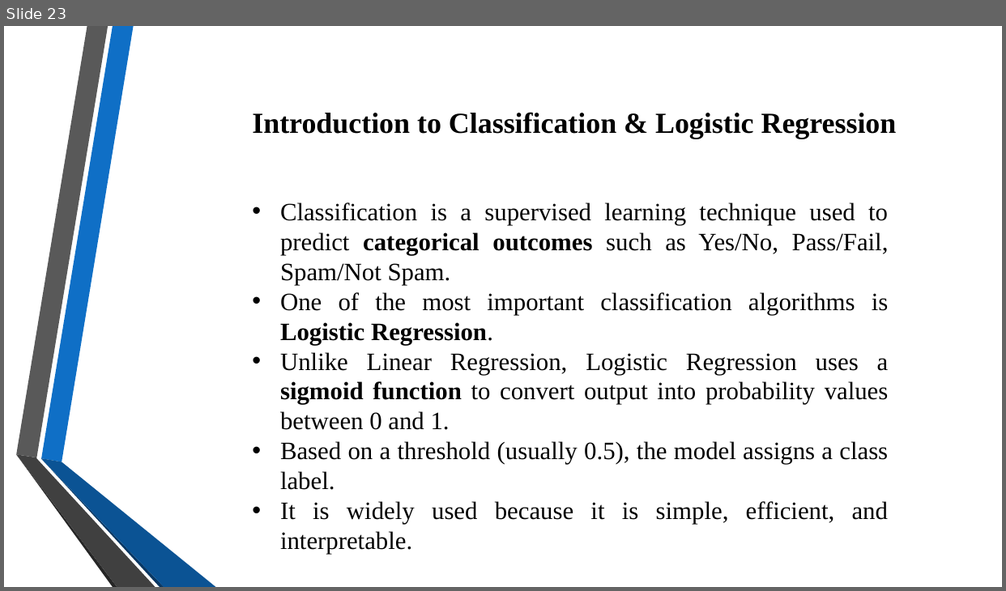
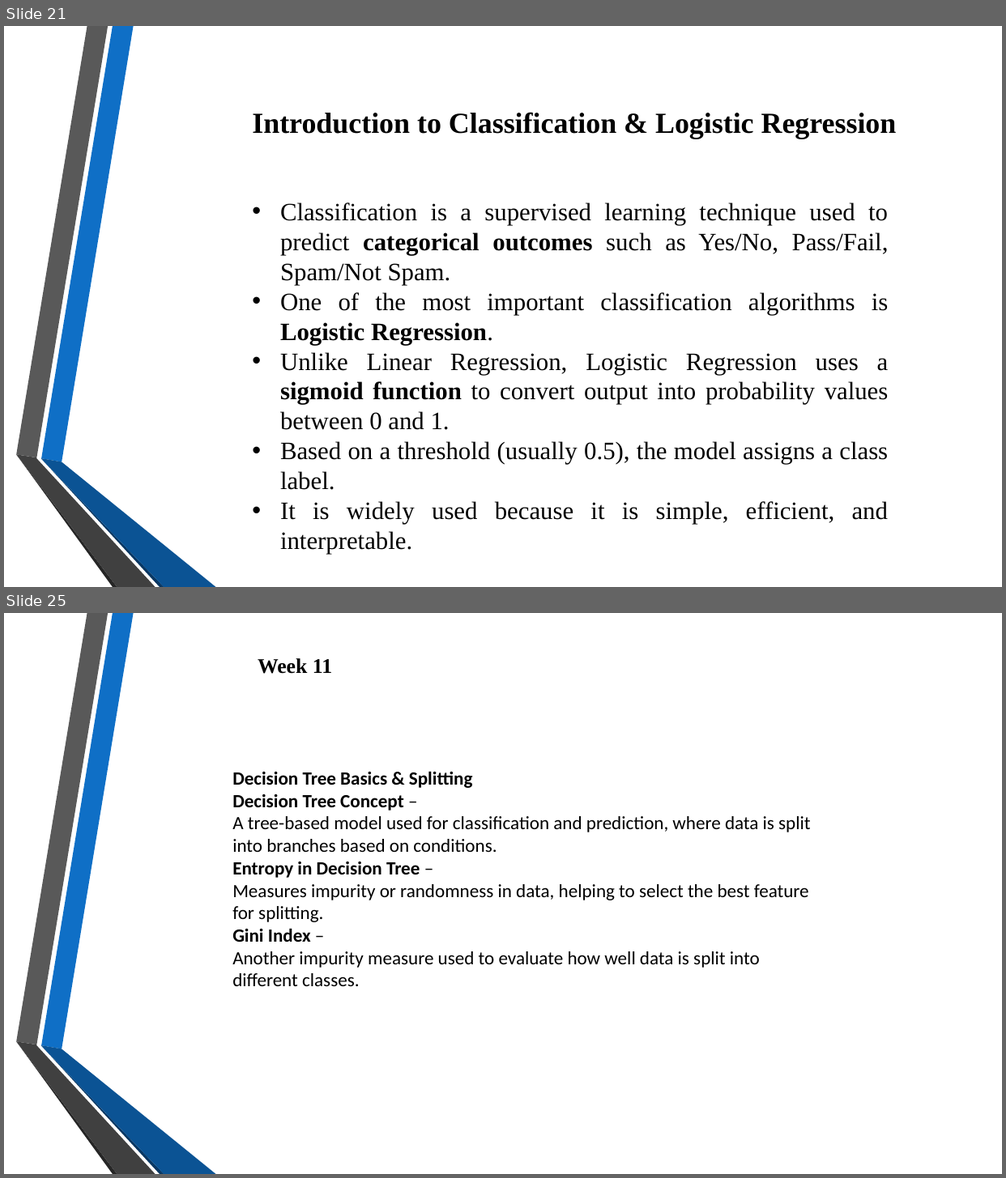
Before and after one commit to VaishnaviJadhav350/intern, a slide deck: Presentation 1 to 8.pptx. Shown one above the other, each under a label of ours: slide 23 before the commit, slides 21 and 25 after it; the slides between them are not shown. The pictures are 1006x591 and 1006x1178 pixels, drawn with LibreOffice and Linux fonts; fonts in the diff are those of the drawing; background and template pictures are left out. Boxes give left, top, right and bottom in pixels: in the first picture for what was removed or moved away, otherwise in the second. Text is boxed around its words. In the diff, an @@ line names an element or a change of style, - is before the commit and + after.

```diff
--- a/Presentation 1 to 8.pptx
+++ b/Presentation 1 to 8.pptx
@@ slide 25 added at [4, 613, 1002, 1174], background picture (left out); not listed: 6 template elements that a slide beside it also shows @@
@@ text added at [258, 658, 332, 674], 20 pt, text #000000, bold @@
+Week 11
@@ text added at [232, 771, 810, 986], 18 pt, text #000000 @@
+Decision Tree Basics & Splitting
+Decision Tree Concept –
+A tree-based model used for classification and prediction, where data is split into branches based on conditions.
+Entropy in Decision Tree –
+Measures impurity or randomness in data, helping to select the best feature for splitting.
+Gini Index –
+Another impurity measure used to evaluate how well data is split into different classes.
@@ what was slide 23 is now slide 21 @@
```
Also in this commit, not shown: 2 slides changed, 12 other slides added, 6 slides removed, 6 other files.
